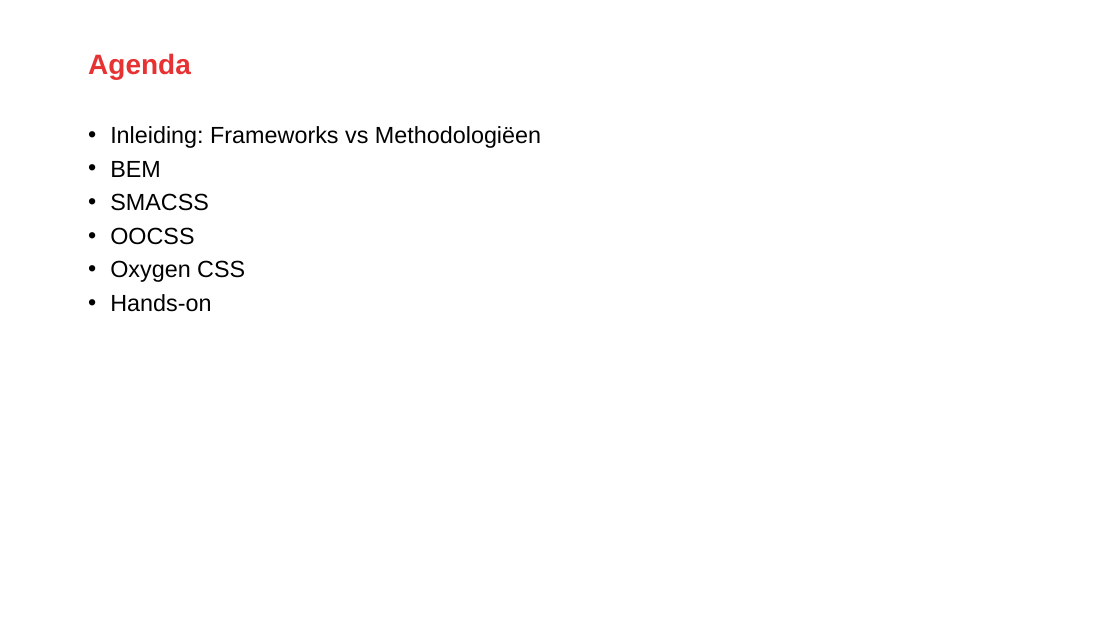
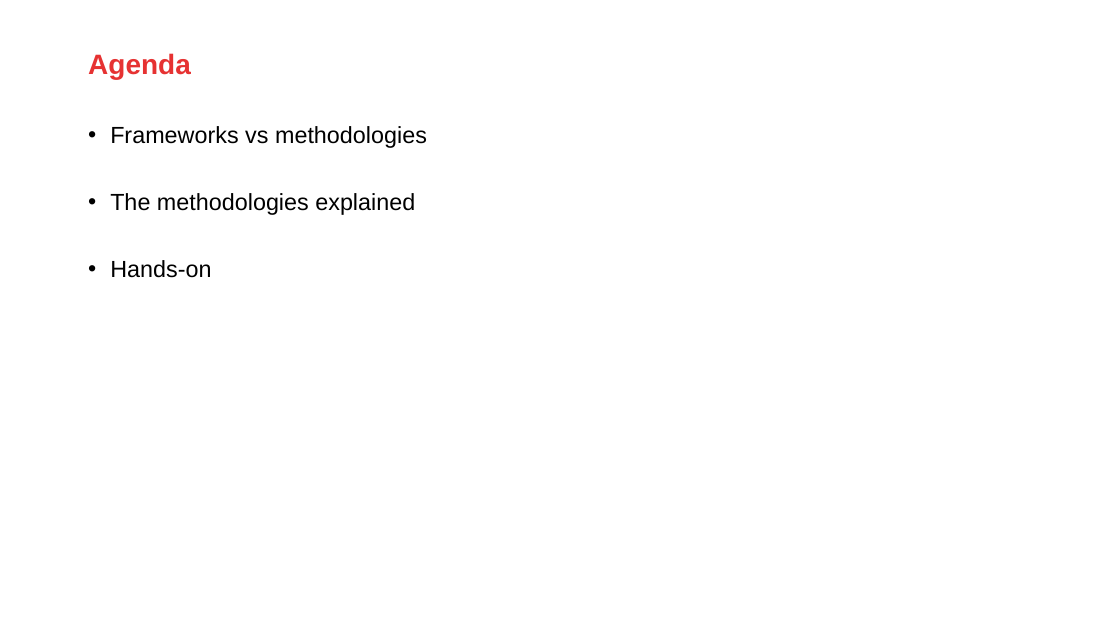
Before and after one commit to AMIS-Services/sig-css-architecture, a slide deck: slide 2 of SIG_CSS_Architecture.pptx. Drawn at 1120x630 pixels with LibreOffice and Linux fonts; fonts in the diff are those of the drawing; background and template pictures are left out. Boxes give left, top, right and bottom in pixels: in the first picture for what was removed or moved away, otherwise in the second. Text is boxed around its words. In the diff, an @@ line names an element or a change of style, - is before the commit and + after.

```diff
--- a/SIG_CSS_Architecture.pptx
+++ b/SIG_CSS_Architecture.pptx
@@ text at (110,126,427,215): text changed @@
-• Inleiding: Frameworks vs Methodologiëen
-• BEM
-• SMACSS
-• OOCSS
-• Oxygen CSS
+• Frameworks vs methodologies
+• The methodologies explained
```
Also in this commit, not shown: 6 other slides changed, 6 slides added, 2 slides removed.
